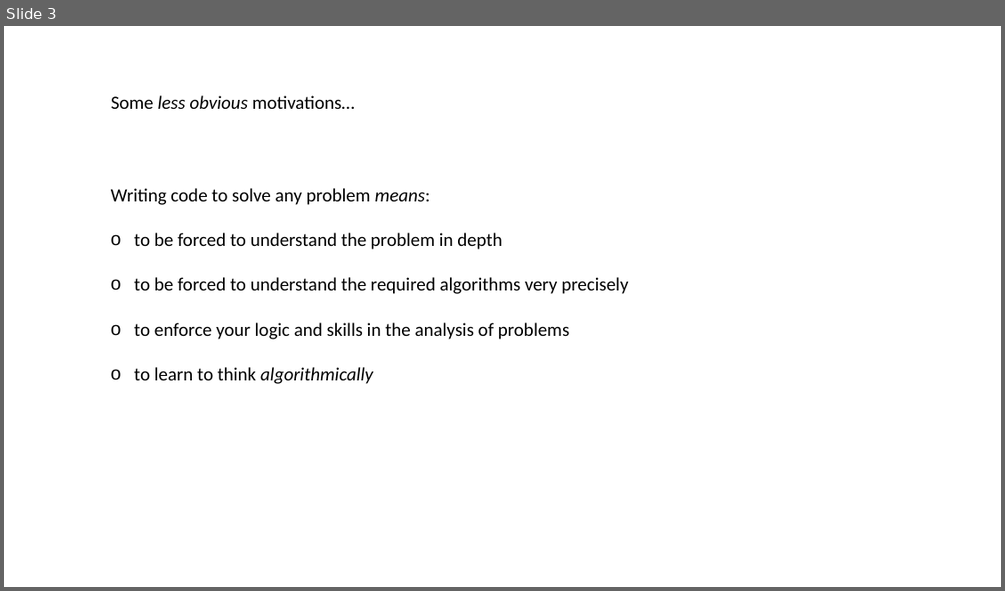
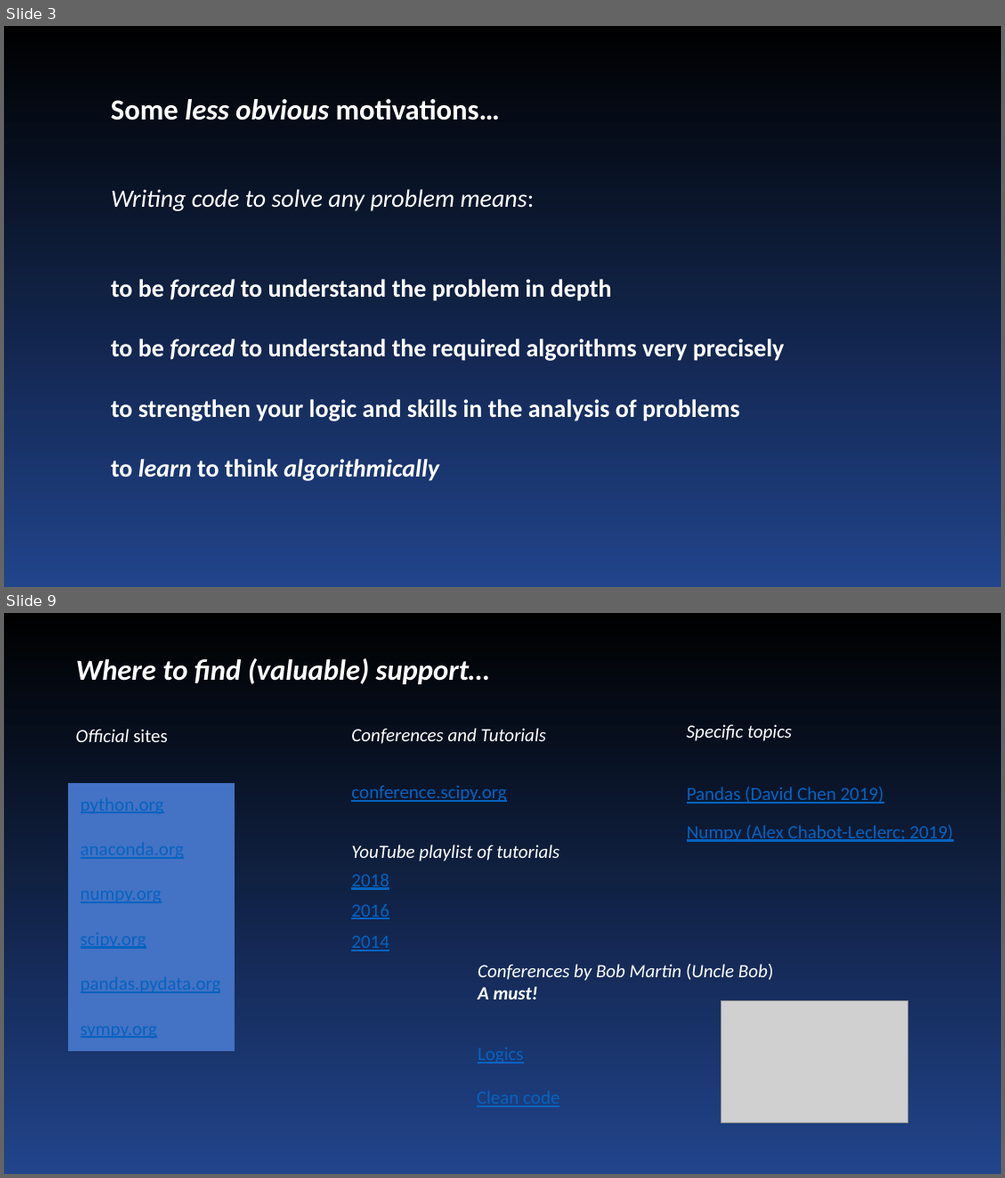
Before and after one commit to Mauro-Prencipe/Python_course_2022, a slide deck: Intro.pptx. Shown one above the other, each under a label of ours: slide 3 before the commit, slides 3 and 9 after it; the slides between them are not shown. The pictures are 1005x591 and 1005x1178 pixels, drawn with LibreOffice and Linux fonts; fonts in the diff are those of the drawing; grey boxes stand for pictures. Boxes give left, top, right and bottom in pixels: in the first picture for what was removed or moved away, otherwise in the second. Text is boxed around its words. In the diff, an @@ line names an element or a change of style, - is before the commit and + after.

```diff
--- a/Intro.pptx
+++ b/Intro.pptx
@@ slide 9 added at bbox=[4, 613, 1001, 1174], background gradient #000000 to #21448B @@
@@ text added at bbox=[76, 658, 490, 684], 28 pt, text #FFFFFF, bold, italic @@
+Where to find (valuable) support…
@@ text added at bbox=[76, 729, 167, 742], 18 pt, text #FFFFFF, italic @@
+Official sites
@@ text added at bbox=[351, 728, 546, 744], 18 pt, text #FFFFFF, italic @@
+Conferences and Tutorials
@@ text added at bbox=[687, 724, 792, 741], 18 pt, text #FFFFFF, italic @@
+Specific topics
@@ rectangle added at bbox=[68, 784, 235, 1051], fill #4472C4, outline #4472C4 0.75 pt @@
@@ text added at bbox=[351, 785, 506, 802], 18 pt, text #0563C1, underline @@
+conference.scipy.org
@@ text added at bbox=[687, 787, 884, 803], 18 pt, text #0563C1, underline @@
+Pandas (David Chen 2019)
@@ text added at bbox=[687, 825, 953, 842], 18 pt, text #0563C1, underline @@
+Numpy (Alex Chabot-Leclerc; 2019)
@@ text added at bbox=[351, 844, 559, 861], 18 pt, text #FFFFFF, italic @@
+YouTube playlist of tutorials
@@ text added at bbox=[351, 874, 389, 890], 18 pt, text #0563C1, underline @@
+2018
@@ text added at bbox=[351, 904, 389, 919], 18 pt, text #0563C1, underline @@
+2016
@@ text added at bbox=[351, 935, 389, 951], 18 pt, text #0563C1, underline @@
+2014
@@ text added at bbox=[477, 964, 773, 999], 18 pt, text #FFFFFF, italic @@
+Conferences by Bob Martin (Uncle Bob)
+A must!
@@ picture added at bbox=[721, 1001, 908, 1123] @@
@@ slide 3 changed as well @@
@@ background #FFFFFF to gradient #000000 to #21448B @@
@@ text "Some less obvious motivations…" at bbox=[111, 99, 500, 120]: size 18 to 28 pt, text colour #000000 to #FFFFFF, bold on @@
@@ text at bbox=[111, 189, 785, 481]: size 18 to 24 pt, text colour #000000 to #FFFFFF in "Writing code to solve any problem means:", "to be forced to understand the problem ...", "to be forced to understand the required ...", "to learn to think algorithmically"; italic on in "Writing code to solve any problem", "forced", "forced", "learn"; bold on in "to be forced to understand the problem ...", "to be forced to understand the required ...", "to learn to think algorithmically"; bullet o to none @@
@@ text at bbox=[111, 399, 740, 421]: text changed; size 18 to 24 pt; text colour #000000 to #FFFFFF; bold on @@
-o to enforce your logic and skills in the analysis of problems
+to strengthen your logic and skills in the analysis of problems
```
Also in this commit, not shown: 3 other slides changed, 6 other slides added, 1 other file.
